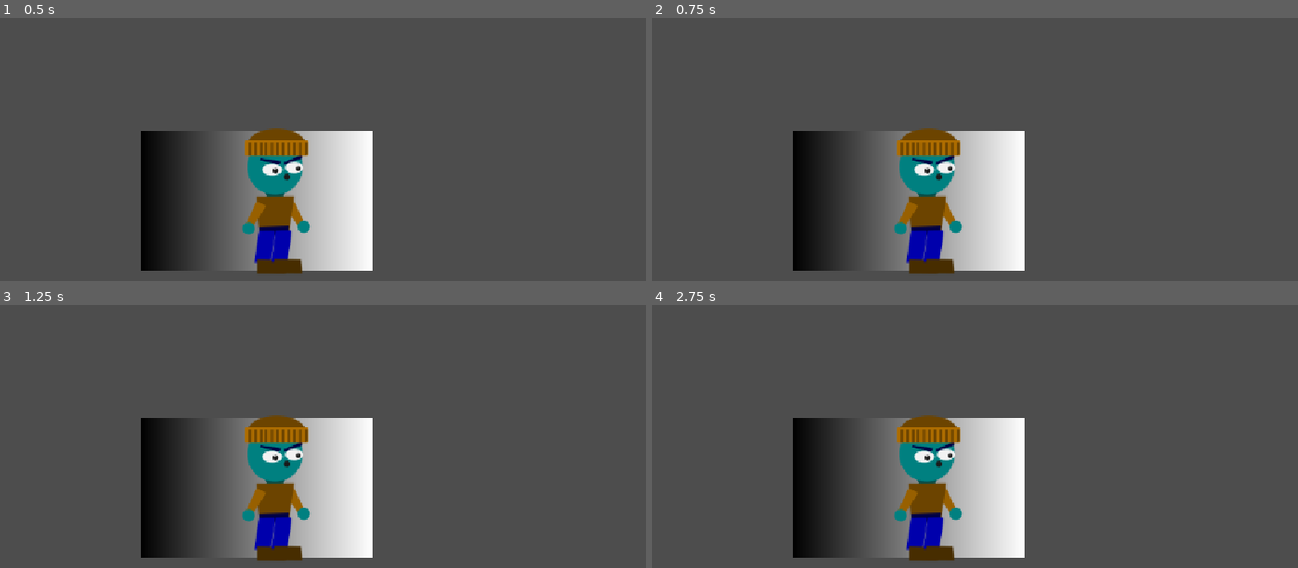
Above: before the commit, frames 1-4 (two rows, left to right).
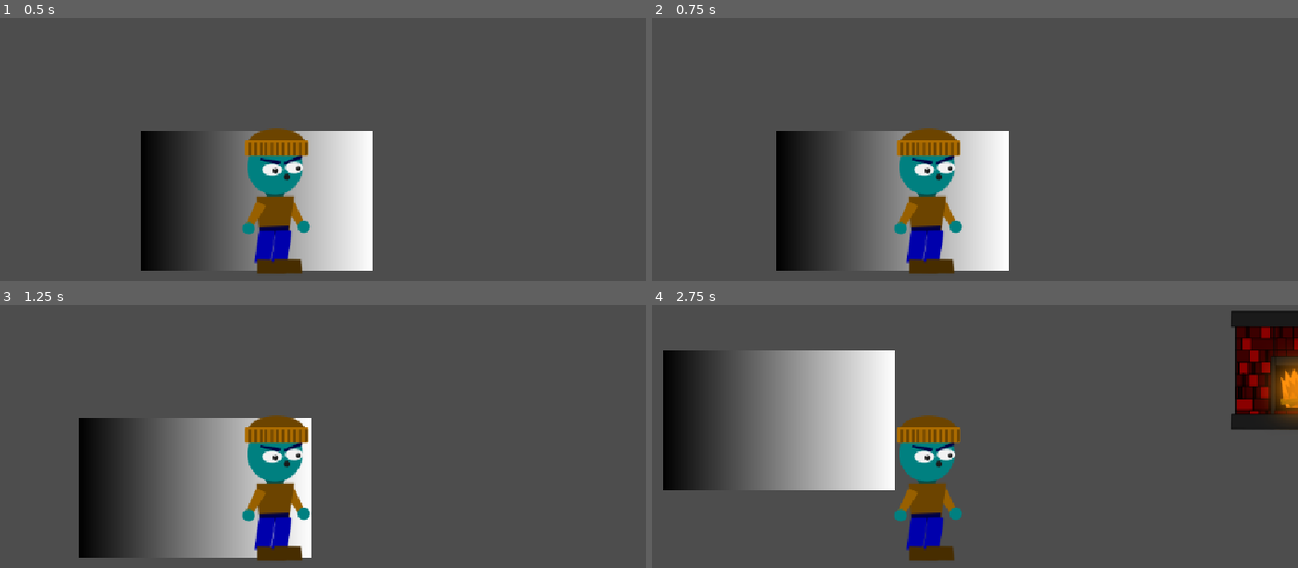
Above: after the commit, the same moments.

Repository: DropletU/autumn
Game: Godot game, scene res://Scenes/main.tscn
Two runs of this game, one before a commit and one after it. Both use one fixed random seed, a clock stepped at 60 frames per second and the inputs below.
Inputs:
- Up to frame 1 (0.5 s): no input
- Up to frame 2 (0.75 s): tap Enter at 0.5 s; hold D (right) from 0.53 s (still down); hold Shift (sprint) from 0.53 s (still down)
- Up to frame 3 (1.25 s): keep holding D (right); keep holding Shift (sprint)
- Up to frame 4 (2.75 s): release D (right) at 1.28 s; release Shift (sprint) at 1.28 s; hold S (down) 1.28-2.03 s; tap Shift (sprint) at 1.35 s; hold D (right) from 2.03 s (still down); hold Shift (sprint) from 2.03 s (still down)

Frame 1 is identical in both runs. In frame 2, 2.7% of the frame differs, in the area x 19-58%, y 42-97%; in frame 3, 19%; in frame 4, 29%, in the area x 1-100%, y 2-97%.

Commit message:
StateMachine: Add RunningState
This also implements it as well

Diff:
--- a/Scenes/player.tscn
+++ b/Scenes/player.tscn
@@ -6,6 +6,7 @@
 [ext_resource type="Script" uid="uid://nipsv1os5lpu" path="res://Scripts/StateMachine/States/idle_state.gd" id="3_6t5aa"]
 [ext_resource type="Script" uid="uid://dtt4fj8jhm112" path="res://Scripts/StateMachine/States/walking_state.gd" id="4_vgqql"]
 [ext_resource type="Script" uid="uid://b5tlqeyjqi26d" path="res://Scripts/StateMachine/States/dead_state.gd" id="5_fkybt"]
+[ext_resource type="Script" uid="uid://cb0so6ei5vmix" path="res://Scripts/StateMachine/States/running_state.gd" id="6_8erm5"]
 [ext_resource type="Script" uid="uid://c7er8020dxknj" path="res://Scripts/Classes/health_component.gd" id="7_3smsa"]
 
 [sub_resource type="CapsuleShape2D" id="CapsuleShape2D_wrdhp"]
@@ -40,6 +41,10 @@
 [node name="WalkingState" type="Node" parent="StateMachine" unique_id=1557069569]
 script = ExtResource("4_vgqql")
 
+[node name="RunningState" type="Node" parent="StateMachine" unique_id=1622345267]
+script = ExtResource("6_8erm5")
+metadata/_custom_type_script = "uid://2wkftp422n87"
+
 [node name="DeadState" type="Node" parent="StateMachine" unique_id=1820279114]
 script = ExtResource("5_fkybt")
 
--- a/Scripts/StateMachine/States/idle_state.gd
+++ b/Scripts/StateMachine/States/idle_state.gd
@@ -10,7 +10,10 @@
 
 func physics_update(_delta: float):
 	if Input.get_vector("left", "right", "up", "down"):
-		transition.emit("MovingState")
+		if Input.is_action_pressed("sprint"):
+			transition.emit("RunningState")
+		else:
+			transition.emit("WalkingState")
 
 
 func unhandled_input(_event: InputEvent):
--- /dev/null
+++ b/Scripts/StateMachine/States/running_state.gd
@@ -0,0 +1,22 @@
+extends PlayerState
+
+func enter():
+	pass # Runs entering the state
+
+
+func exit():
+	pass # Runs when exiting the state
+
+
+func physics_update(delta: float):
+	var direction: = Input.get_vector("left", "right", "up", "down")
+	if direction == Vector2.ZERO:
+		transition.emit("IdleState")
+		return
+	player.velocity = direction*player.speed*delta
+	player.move_and_slide()
+
+
+func unhandled_input(event: InputEvent):
+	if event.is_action_released("sprint"):
+		transition.emit("WalkingState")
Not shown, added: Scripts/StateMachine/States/running_state.gd.uid
